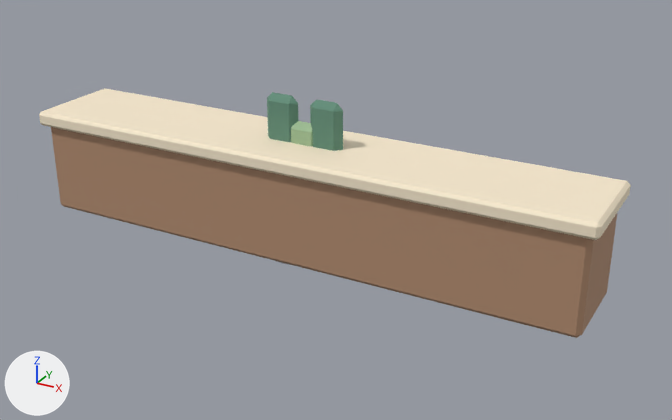
The Blender file assets/blender/furniture/furniture.blend as it was, and as the next commit left it.
Before and after are seen from a 50 mm lens placed at (3.96, -6.63, 3.75), pointed at (0.3, 0.02, 0.42). Every picture has the same lights, and +X, +Y and +Z are marked at lower left. The first picture is the older version. The same objects are shown in both versions, whatever each file hides.

The scene before the commit, as lines of its bpy script (objects in view):
```python
ob_pickup_counter_body = bpy.data.objects.new('pickup_counter:body', me_cubo_189)
ob_pickup_counter_body.parent = ob_pickup_counter_root
ob_pickup_counter_body.location = (0.0, 0.0, 0.45)
ob_pickup_counter_shadow = bpy.data.objects.new('pickup_counter:shadow', me_círculo_021)
ob_pickup_counter_shadow.parent = ob_pickup_counter_root
ob_pickup_counter_shadow.location = (0.0, 0.0, 0.012)
ob_pickup_counter_shadow.scale = (0.68, 0.42, 1.0)
ob_pickup_counter_top = bpy.data.objects.new('pickup_counter:top', me_cubo_190)
ob_pickup_counter_top.parent = ob_pickup_counter_root
ob_pickup_counter_top.location = (0.0, 0.0, 0.94)
ob_plant_leaf_0 = bpy.data.objects.new('plant:leaf:0', me_cubo_201)
ob_plant_leaf_0.parent = ob_plant_root
ob_plant_leaf_0.location = (-0.22, 0.0, 1.0)
ob_plant_leaf_1 = bpy.data.objects.new('plant:leaf:1', me_cubo_202)
ob_plant_leaf_1.parent = ob_plant_root
ob_plant_leaf_1.location = (0.0, 0.0, 0.78)
ob_plant_leaf_2 = bpy.data.objects.new('plant:leaf:2', me_cubo_203)
ob_plant_leaf_2.parent = ob_plant_root
ob_plant_leaf_2.location = (0.22, 0.0, 1.0)
```
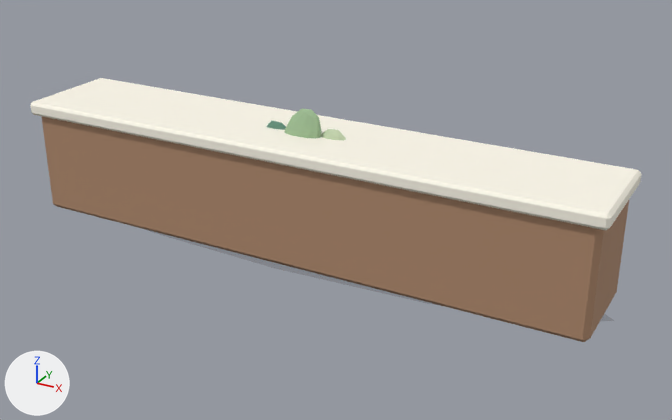
Boxes [x1, y1, x2, y2] around the edits, measured in the pictures (672 x 420 px):
'pickup_counter:body', rescaled (7% taller): before [51, 127, 617, 338]; after [42, 116, 629, 342]
'pickup_counter:top', recoloured, rescaled: before [39, 88, 631, 240]; after [31, 78, 642, 230]
'plant:leaf:2', reshaped, moved, turned, modifiers changed, recoloured (mostly hidden afterwards): before [310, 100, 343, 151]; after [321, 129, 346, 140]
'plant:leaf:0', reshaped, moved, turned, modifiers changed (mostly hidden afterwards): before [267, 92, 299, 142]; after [267, 120, 286, 130]
'pickup_counter:shadow', rescaled (mostly hidden before): before [271, 259, 300, 267]; after [143, 228, 615, 322]
'plant:leaf:1', reshaped, moved, turned, modifiers changed: before [291, 121, 313, 147]; after [285, 109, 322, 138]

The change, as a diff of the scene's bpy script:
```diff
--- a/assets/blender/furniture/furniture.blend.py
+++ b/assets/blender/furniture/furniture.blend.py
@@ me_cubo_189 @@
 # used by ob_pickup_counter_body; parent = ob_pickup_counter_root; location = (0.0, 0.0, 0.45)
-me_cubo_189.from_pydata(...)  # 8 vertices, 6 faces; spans x -2.65..2.65, y -0.42..0.42, z -0.45..0.45
+me_cubo_189.from_pydata(...)  # 8 vertices, 6 faces; spans x -2.72..2.72, y -0.46..0.46, z -0.5..0.5
+# me_cubo_189 part 1: the whole mesh is scaled about its middle by (1.03, 1.1, 1.11)
 me_cubo_189.materials.append(mat_bb_wood)
@@ me_cubo_190 @@
 # used by ob_pickup_counter_top; parent = ob_pickup_counter_root; location = (0.0, 0.0, 0.94)
-me_cubo_190.from_pydata(...)  # 8 vertices, 6 faces; spans x -2.71..2.71, y -0.48..0.48, z -0.07..0.07
-me_cubo_190.materials.append(mat_bb_cream)  # beige #f8eace
+me_cubo_190.from_pydata(...)  # 8 vertices, 6 faces; spans x -2.78..2.78, y -0.51..0.51, z -0.06..0.06
+# me_cubo_190 part 2: the whole mesh is scaled about its middle by (1.02, 1.06, 0.929)
+me_cubo_190.materials.append(mat_bb_cream_light)  # white #fffaec
@@ me_cubo_201 @@
 # used by ob_plant_leaf_0; parent = ob_plant_root; location = (-0.22, 0.0, 1.0)
-me_cubo_201.from_pydata(...)  # 8 vertices, 6 faces; spans x -0.16..0.16, y -0.06..0.06, z -0.42..0.42
+me_cubo_201.from_pydata(...)  # 62 vertices, 72 faces; spans x -0.18..0.18, y -0.08..0.08, z -0.3..0.3
+# me_cubo_201 part 3: 8 vertices removed from x -0.16..0.16, y -0.06..0.06, z -0.42..0.42; 62 vertices added at x -0.18..0.18, y -0.08..0.08, z -0.3..0.3, forming a UV sphere (12 segments, 6 rings, poles along z)
 me_cubo_201.materials.append(mat_bb_sage_dark)
@@ me_cubo_202 @@
 # used by ob_plant_leaf_1; parent = ob_plant_root; location = (0.0, 0.0, 0.78)
-me_cubo_202.from_pydata(...)  # 8 vertices, 6 faces; spans x -0.16..0.16, y -0.06..0.06, z -0.42..0.42
+me_cubo_202.from_pydata(...)  # 62 vertices, 72 faces; spans x -0.18..0.18, y -0.08..0.08, z -0.3..0.3
+# me_cubo_202 part 4: 8 vertices removed from x -0.16..0.16, y -0.06..0.06, z -0.42..0.42; 62 vertices added at x -0.18..0.18, y -0.08..0.08, z -0.3..0.3, forming a UV sphere (12 segments, 6 rings, poles along z)
 me_cubo_202.materials.append(mat_bb_sage)
@@ me_cubo_203 @@
 # used by ob_plant_leaf_2; parent = ob_plant_root; location = (0.22, 0.0, 1.0)
-me_cubo_203.from_pydata(...)  # 8 vertices, 6 faces; spans x -0.16..0.16, y -0.06..0.06, z -0.42..0.42
-me_cubo_203.materials.append(mat_bb_sage_dark)  # green #618e79
+me_cubo_203.from_pydata(...)  # 62 vertices, 72 faces; spans x -0.18..0.18, y -0.08..0.08, z -0.3..0.3
+# me_cubo_203 part 5: 8 vertices removed from x -0.16..0.16, y -0.06..0.06, z -0.42..0.42; 62 vertices added at x -0.18..0.18, y -0.08..0.08, z -0.3..0.3, forming a UV sphere (12 segments, 6 rings, poles along z)
+me_cubo_203.materials.append(mat_bb_sage_light)  # green #c4d4af
@@ ob_pickup_counter_body @@
 ob_pickup_counter_body.parent = ob_pickup_counter_root
-ob_pickup_counter_body.location = (0.0, 0.0, 0.45)
+ob_pickup_counter_body.location = (0.0, 0.0, 0.5)
 _m = ob_pickup_counter_body.modifiers.new('Pixel bevel', 'BEVEL')
@@ ob_pickup_counter_top @@
 ob_pickup_counter_top.parent = ob_pickup_counter_root
-ob_pickup_counter_top.location = (0.0, 0.0, 0.94)
+ob_pickup_counter_top.location = (0.0, 0.0, 1.04)
 _m = ob_pickup_counter_top.modifiers.new('Pixel bevel', 'BEVEL')
@@ ob_pickup_counter_shadow @@
 ob_pickup_counter_shadow.location = (0.0, 0.0, 0.012)
-ob_pickup_counter_shadow.scale = (0.68, 0.42, 1.0)
+ob_pickup_counter_shadow.scale = (2.81, 0.53, 1.0)
@@ ob_plant_leaf_0 @@
 ob_plant_leaf_0.parent = ob_plant_root
-ob_plant_leaf_0.location = (-0.22, 0.0, 1.0)
-_m = ob_plant_leaf_0.modifiers.new('Pixel bevel', 'BEVEL')
-_m.width = 0.06
-_m.width_pct = 0.06
+ob_plant_leaf_0.location = (-0.23, 0.0, 0.88)
+ob_plant_leaf_0.rotation_euler = (0.0, -0.35, 0.0)  # degrees (0, -20, 0)
@@ ob_plant_leaf_1 @@
 ob_plant_leaf_1.parent = ob_plant_root
-ob_plant_leaf_1.location = (0.0, 0.0, 0.78)
-_m = ob_plant_leaf_1.modifiers.new('Pixel bevel', 'BEVEL')
-_m.width = 0.06
-_m.width_pct = 0.06
+ob_plant_leaf_1.location = (0.0, -0.05, 1.06)
+ob_plant_leaf_1.rotation_euler = (0.0, 0.35, 0.0)  # degrees (0, 20, 0)
@@ ob_plant_leaf_2 @@
 ob_plant_leaf_2.parent = ob_plant_root
-ob_plant_leaf_2.location = (0.22, 0.0, 1.0)
-_m = ob_plant_leaf_2.modifiers.new('Pixel bevel', 'BEVEL')
-_m.width = 0.06
-_m.width_pct = 0.06
+ob_plant_leaf_2.location = (0.23, 0.0, 0.9)
+ob_plant_leaf_2.rotation_euler = (0.0, 0.35, 0.0)  # degrees (0, 20, 0)
```
